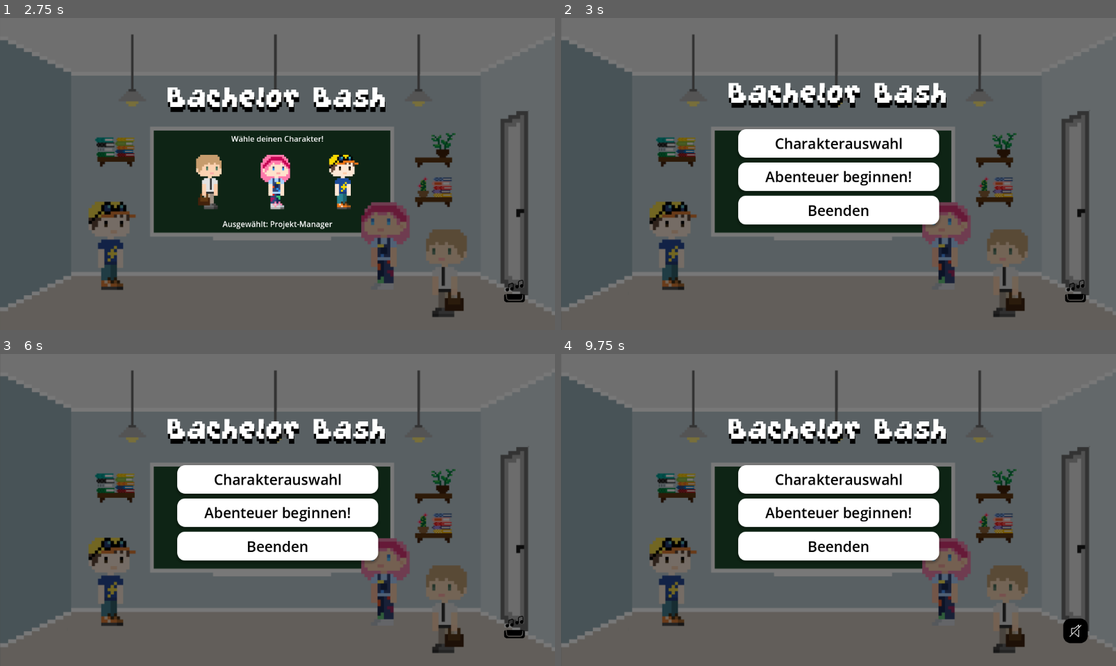
Above: before the commit, frames 1-4 (two rows, left to right).
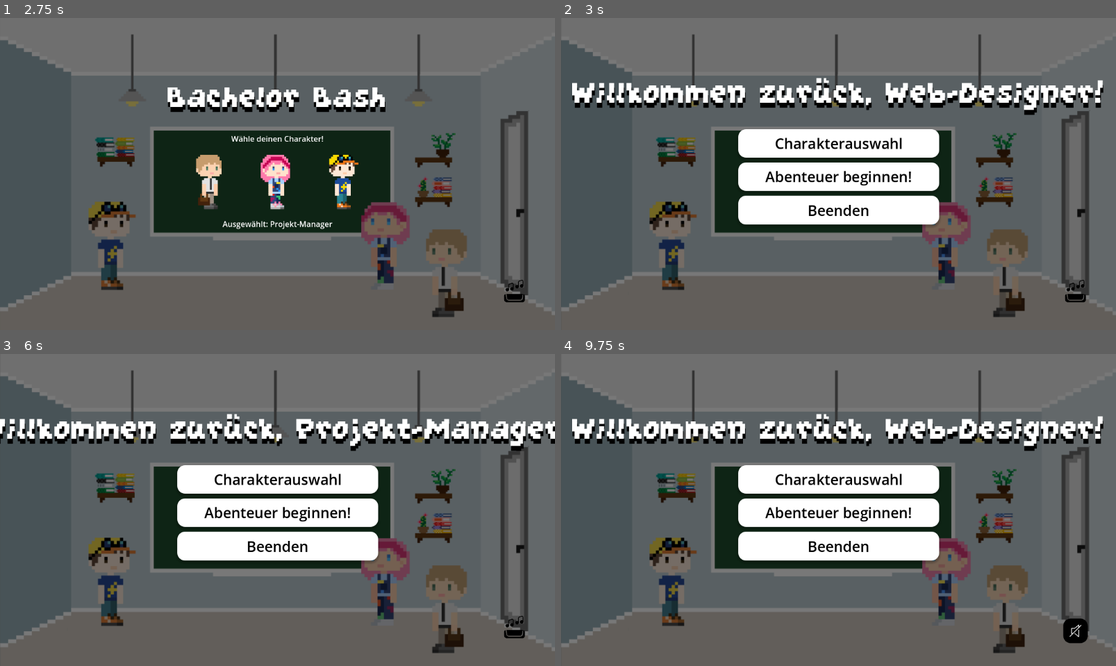
Above: after the commit, the same moments.

Repository: Lucas-MStein/bachelor-bash
Game: Godot game, scene res://main_menu.tscn
Two runs of this game, one before a commit and one after it. Both use one fixed random seed, a clock stepped at 60 frames per second and the inputs below.
Inputs (mouse positions are in pixels of both pictures, inside the frame that each line leads up to):
- Up to frame 1 (2.75 s): click "Charakterauswahl" at 0.5 s; click "Abenteuer beginnen!" at 1.25 s; click (210, 180) at 2 s
- Up to frame 2 (3 s): click (838, 180) at 2.75 s
- Up to frame 3 (6 s): click "Charakterauswahl" at 3.5 s; click (344, 516) at 4.25 s; click "Abenteuer beginnen!" at 5 s; click (210, 516) at 5.75 s
- Up to frame 4 (9.75 s): click "Charakterauswahl" at 6.5 s; click (838, 516) at 7.25 s; click (905, 516) at 8 s; click "Abenteuer beginnen!" at 8.75 s; click (1077, 631) at 9.5 s

Frame 1 is identical in both runs. In frame 2, 4.9% of the frame differs, in the area x 2-98%, y 19-32%; in frame 3, 5.0%, in the area x 0-100%, y 19-32%; in frame 4, 4.9%.
Error before the commit: Invalid access to property or key 'music_enabled' on a base object of type 'null instance'. (res://main_menu.gd:9)

Commit message:
menu and character select

Diff:
--- a/project.godot
+++ b/project.godot
@@ -18,6 +18,7 @@
 [autoload]
 
 Global="*res://global.gd"
+MusicPlayer="*res://music_player.tscn"
 
 [rendering]
 
Not shown: 1 places in main_menu.tscn that only renumber resources
